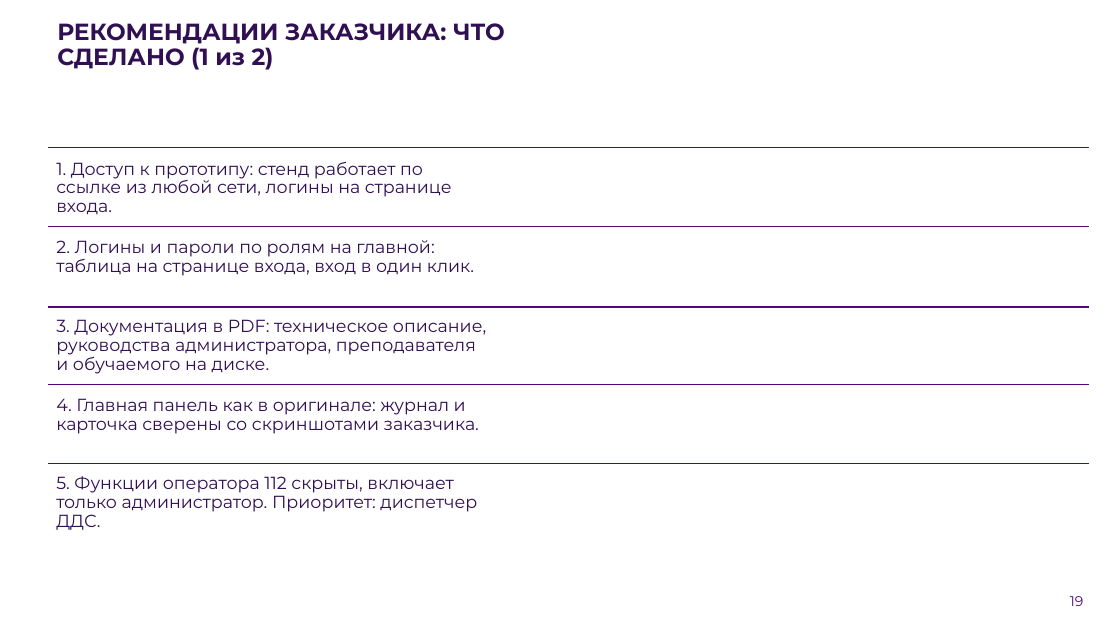
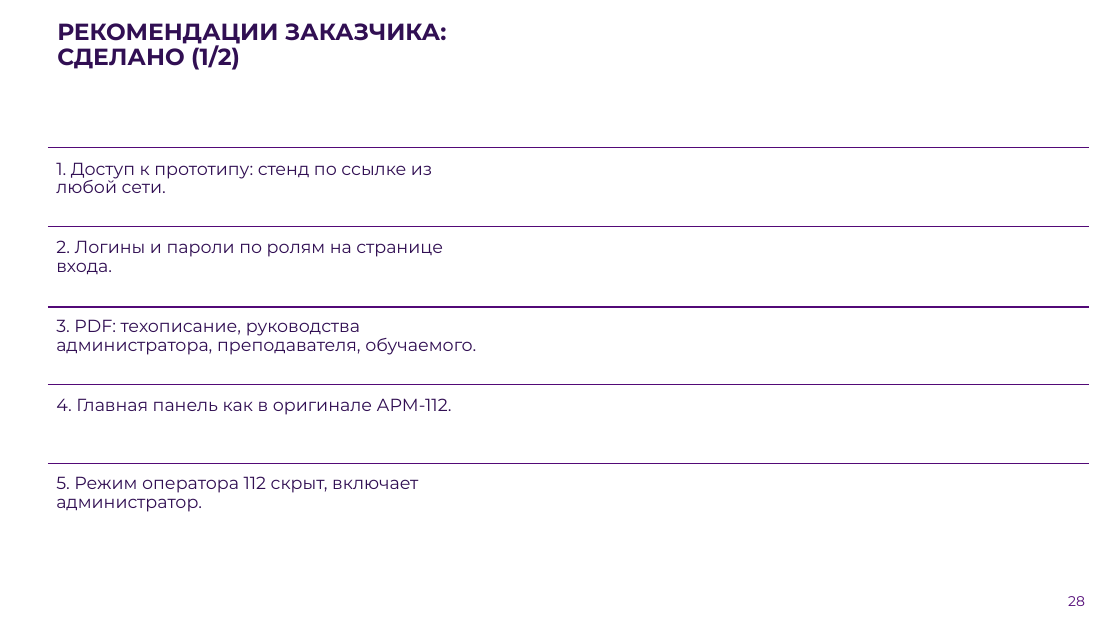
Before and after one commit to Vadik145-beep/lct-112-simulator, a slide deck: slide 28 of docs/presentation/ЛЦТ2026_Ультратех_задача9.pptx (slide 19 before the commit). Drawn at 1120x630 pixels with LibreOffice and Linux fonts; fonts in the diff are those of the drawing; background and template pictures are left out. Boxes give left, top, right and bottom in pixels: in the first picture for what was removed or moved away, otherwise in the second. Text is boxed around its words. In the diff, an @@ line names an element or a change of style, - is before the commit and + after.

Commit message:
docs: презентация финала на основе сданной Google-версии (#268)
Первые пять слайдов без изменений. Убраны слайды режима оператора 112 и
разговора с заявителем. Добавлены «Как проходит занятие», вход с логинами,
виртуальный телефон, справочник телефонов, собеседники, задания от ИИ,
мониторинг преподавателя, разбор с советами и два слайда с рекомендациями
заказчика. Экраны сняты со стенда 20.10.

```diff
--- a/docs/presentation/ЛЦТ2026_Ультратех_задача9.pptx
+++ b/docs/presentation/ЛЦТ2026_Ультратех_задача9.pptx
@@ title at (57, 23, 447, 70): text changed @@
-РЕКОМЕНДАЦИИ ЗАКАЗЧИКА: ЧТО СДЕЛАНО (1 из 2)
+РЕКОМЕНДАЦИИ ЗАКАЗЧИКА: СДЕЛАНО (1/2)
@@ text at (56, 162, 432, 193): text changed @@
-1. Доступ к прототипу: стенд работает по ссылке из любой сети, логины на странице входа.
+1. Доступ к прототипу: стенд по ссылке из любой сети.
@@ text at (56, 240, 443, 275): text changed @@
-2. Логины и пароли по ролям на главной: таблица на странице входа, вход в один клик.
+2. Логины и пароли по ролям на странице входа.
@@ text at (56, 319, 476, 355): text changed @@
-3. Документация в PDF: техническое описание, руководства администратора, преподавателя и обучаемого на диске.
+3. PDF: техописание, руководства администратора, преподавателя, обучаемого.
@@ text at (56, 398, 452, 415): text changed @@
-4. Главная панель как в оригинале: журнал и карточка сверены со скриншотами заказчика.
+4. Главная панель как в оригинале АРМ-112.
@@ text at (56, 476, 418, 512): text changed @@
-5. Функции оператора 112 скрыты, включает только администратор. Приоритет: диспетчер ДДС.
+5. Режим оператора 112 скрыт, включает администратор.
@@ page number at (1068, 596, 1085, 606): text changed @@
-19
+28
```
Also in this commit, not shown: 17 other slides changed, 23 slides added, 8 slides removed, 1 other file.
